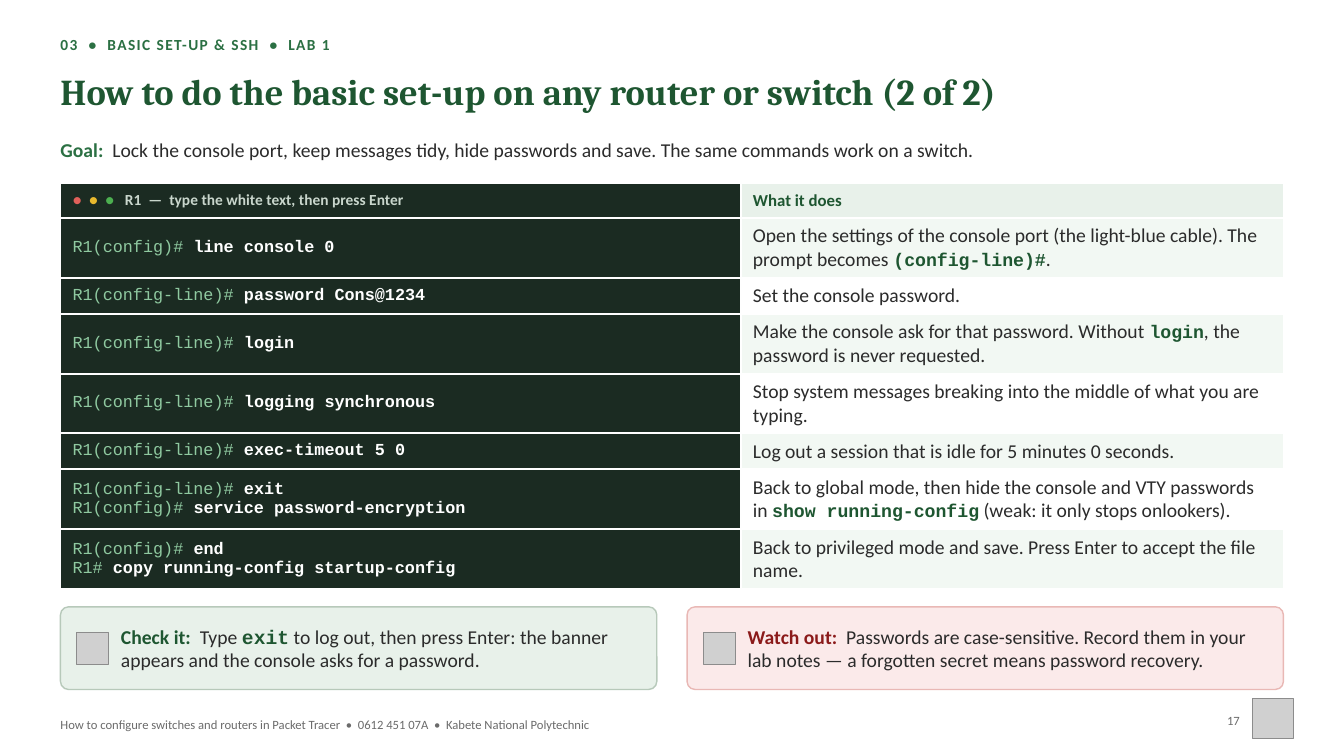
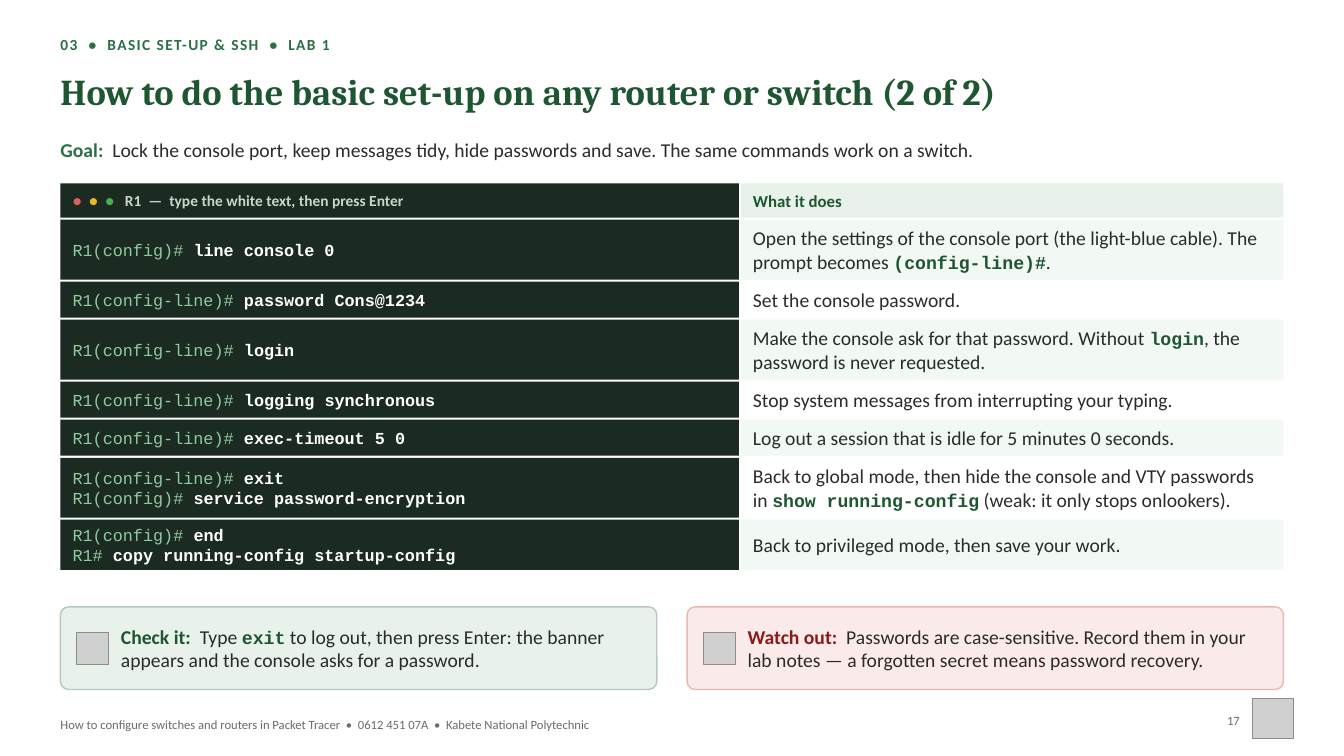
Before and after one commit to proJacob/israel, a slide deck: slide 17 of Packet_Tracer_CLI_Workbook_0612_451_07A.pptx. Drawn at 1344x756 pixels with LibreOffice and Linux fonts; fonts in the diff are those of the drawing; grey boxes stand for pictures; background and template pictures are left out. Boxes give left, top, right and bottom in pixels: in the first picture for what was removed or moved away, otherwise in the second. Text is boxed around its words. In the diff, an @@ line names an element or a change of style, - is before the commit and + after.

```diff
--- a/Packet_Tracer_CLI_Workbook_0612_451_07A.pptx
+++ b/Packet_Tracer_CLI_Workbook_0612_451_07A.pptx
@@ table removed at (x1=60, y1=184, x2=1284, y2=581), 8 rows, 2 columns @@
-● ● ● R1 — type the white text, then press Enter | What it does
-R1(config)# line console 0 | Open the settings of the console port (the light-blue cable). The prompt becomes (config-line)#.
-R1(config-line)# password Cons@1234 | Set the console password.
-R1(config-line)# login | Make the console ask for that password. Without login, the password is never requested.
-R1(config-line)# logging synchronous | Stop system messages breaking into the middle of what you are typing.
-R1(config-line)# exec-timeout 5 0 | Log out a session that is idle for 5 minutes 0 seconds.
-R1(config-line)# exit / R1(config)# service password-encryption | Back to global mode, then hide the console and VTY passwords in show running-config (weak: it only stops onlookers).
-R1(config)# end / R1# copy running-config startup-config | Back to privileged mode and save. Press Enter to accept the file name.
@@ rectangle added at (x1=741, y1=220, x2=1284, y2=279), fill #F2F8F3, 14 pt, text #2B2B2B @@
+Open the settings of the console port (the light-blue cable). The prompt becomes (config-line)#.
@@ text added at (x1=73, y1=244, x2=334, y2=260), 12 pt, text #FFFFFF, bold @@
+R1(config)# line console 0
@@ text added at (x1=73, y1=294, x2=426, y2=310), 12 pt, text #FFFFFF, bold @@
+R1(config-line)# password Cons@1234
@@ rectangle added at (x1=741, y1=281, x2=1284, y2=318), fill #FFFFFF, 14 pt, text #2B2B2B @@
+Set the console password.
@@ rectangle added at (x1=741, y1=320, x2=1284, y2=379), fill #F2F8F3, 14 pt, text #2B2B2B @@
+Make the console ask for that password. Without login, the password is never requested.
@@ text added at (x1=73, y1=344, x2=294, y2=360), 12 pt, text #8FC9A0 @@
+R1(config-line)# login
@@ rectangle added at (x1=741, y1=382, x2=1284, y2=418), fill #FFFFFF, 14 pt, text #2B2B2B @@
+Stop system messages from interrupting your typing.
@@ rectangle added at (x1=741, y1=419, x2=1284, y2=456), fill #F2F8F3, 14 pt, text #2B2B2B @@
+Log out a session that is idle for 5 minutes 0 seconds.
@@ text added at (x1=73, y1=432, x2=405, y2=448), 12 pt, text #8FC9A0 @@
+R1(config-line)# exec-timeout 5 0
@@ text added at (x1=73, y1=472, x2=465, y2=508), 12 pt, text #FFFFFF, bold @@
+R1(config-line)# exit
+R1(config)# service password-encryption
@@ rectangle added at (x1=741, y1=458, x2=1284, y2=517), fill #FFFFFF, 14 pt, text #2B2B2B @@
+Back to global mode, then hide the console and VTY passwords in show running-config (weak: it only stops onlookers).
@@ rectangle added at (x1=60, y1=520, x2=739, y2=571), fill #1B2B22, 12 pt, text #FFFFFF, bold @@
+R1(config)# end
+R1# copy running-config startup-config
@@ rectangle added at (x1=741, y1=520, x2=1284, y2=571), fill #F2F8F3, 14 pt, text #2B2B2B @@
+Back to privileged mode, then save your work.
@@ text "Check it: Type exit to ..." at (x1=121, y1=630, x2=604, y2=670): size 14 to 13 pt in "exit" @@
```
Also in this commit, not shown: 42 other slides changed, 11 other files.
